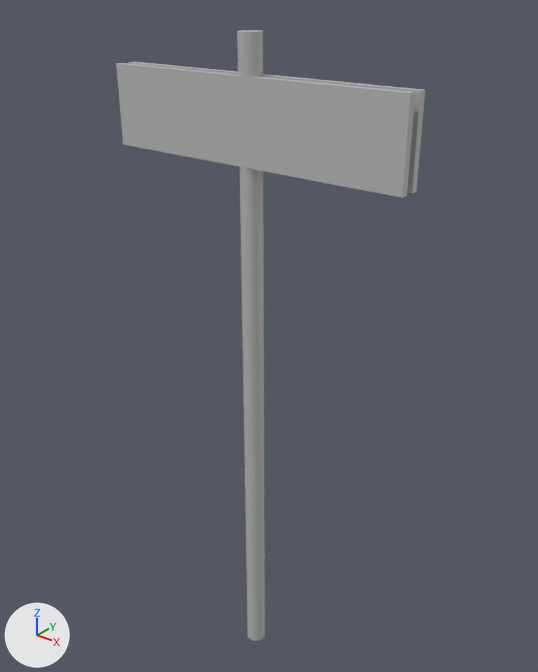
Two versions of the FBX model Assets/Prefabs/Standard/Sign.fbx, one commit apart.
Both versions are drawn from a camera (50 mm lens) standing at (0.00296, -0.00353, 0.00474) and looking at (-0.00002, 0.0002, 0.00243). The axes (+X, +Y, +Z) are drawn at lower left. The lights are the same throughout. Where no turn or scale is listed for an object, it has been applied to the vertices.
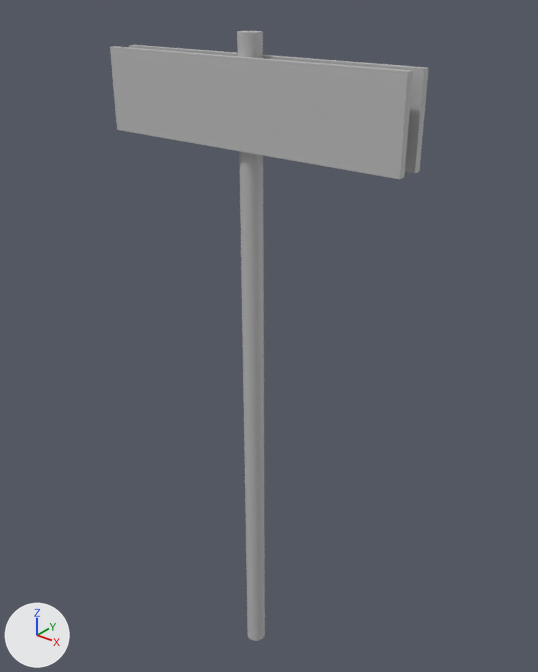
The newer file is also rescaled (x2488.0), turned or shifted as a whole; pictures and numbers use the older file's frame.

What the commit changed:
me_mesh_002 has 8 vertices, 6 faces and spans x -0.05..0.05, y -0.05..0.05, z -0.05..0.05.
me_mesh_002 is used by ob_pasted__pcube1; parent ob_group; location (0.0, 0.0, 0.0); scale (2.19, 0.53, 0.0501).
me_mesh_002 part 1: the whole mesh is moved by (0.0, 0.0199, 0.2953).
Mesh me_mesh_003 is new.
It is a box spanning x -0.05..0.05, y -0.03..0.0699, z -0.293..-0.193.
It uses material mat_pole1 (grey #bcbcbc).
Object 'pCube1' (ob_pcube1) now shows me_mesh_002 instead of me_mesh_001.
Object 'pasted__pCube1' (ob_pasted__pcube1) now shows me_mesh_003 instead of me_mesh_002.

Where the change shows, as pixel boxes (x1, y1, x2, y2) in the pictures (538 x 672 px; the box of a moved part takes in the faces that stretch with it):
'pasted__pCube1', mesh moved, reshaped: before (116, 63, 415, 198); after (129, 45, 429, 173)
'pCube1', mesh moved, reshaped: before (128, 62, 425, 194); after (110, 46, 413, 179)
part 1 of me_mesh_002, moved or reshaped: before (116, 63, 415, 198); after (110, 46, 413, 179)
